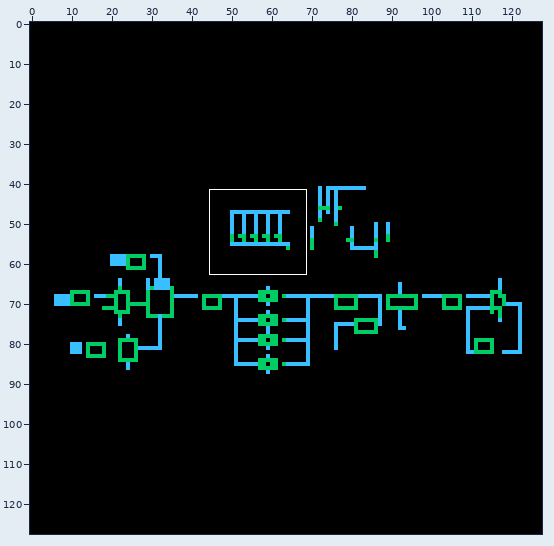
Edited in one commit: sprite sheet (main/MACtest/schematic/thumbnail_128x128.png). Above: a wide view before the commit, with the close-up outlined.
Close-up. Before the edit:
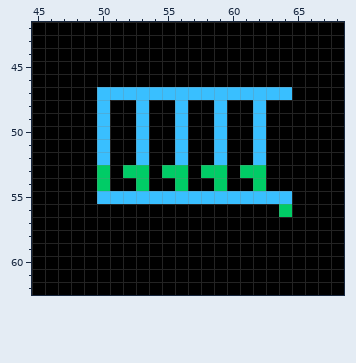
The file is 128x128 pixels. Shown: x 45..68, y 42..62. The commit also changed other parts of the picture, which this record leaves out.
After:
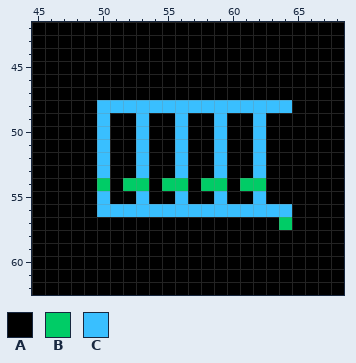
Palette (. is transparent): A #000000  B #00cc66  C #39bfff
The edit:
Changed rows in their new state; - is an unchanged pixel.
first column x 50:
47 AAAAAAAAAAAAAAA
48 -CC-CC-CC-CC-CC
first column x 50:
53 C-AC-AC-AC-AC--
54 --B--B--B--B---
55 -AA-AA-AA-AA-AA
56 CCCCCCCCCCCCCCC
57 --------------B
Boxes around the changes in both close-ups, in picture pixels (x1, y1, x2, y2):
changed: (97, 87, 292, 230)
